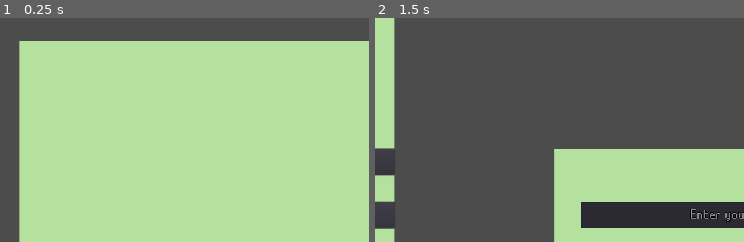
Above: before the commit, frames 1-2 (left to right).
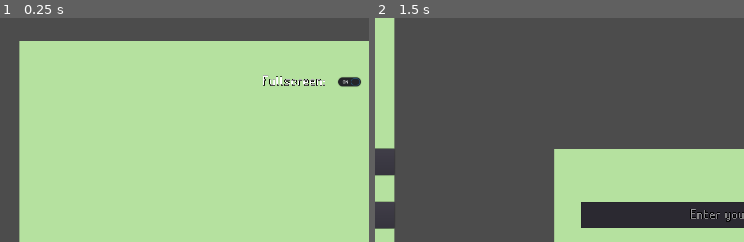
Above: after the commit, the same moments.

Repository: YoAMIOT/Boattle
Game: Godot game, scene res://scenes/UI/MainMenu.tscn
Two runs of this game, one before a commit and one after it. Both use one fixed random seed, a clock stepped at 60 frames per second and the inputs below.
Inputs (mouse positions are % of the whole screen's width and height, from its top left):
- Up to frame 1 (0.25 s): no input
- Up to frame 2 (1.5 s): tap Enter at 0.5 s; move the mouse to (78, 45) at 0.52 s; click (78, 45) at 0.6 s; click "<= Back" at 1.25 s
The pictures show only the part of the screen within x 12-62%, y 6-56%; the shares and areas given below are measured in that part.

The runs differ from the first frame. In frame 1, 0.6% of the frame differs, in the area x 71-98%, y 25-31%; in frame 2, nothing differs.

Commit message:
Added a Fullscreen option that autosaves itself by a singleton that manages the options

Diff:
--- a/Boattle/project.godot
+++ b/Boattle/project.godot
@@ -18,6 +18,7 @@
 
 Server="*res://scripts/singletons/Server.gd"
 DataManager="*res://scripts/singletons/DataManager.gd"
+OptionManager="*res://scripts/singletons/OptionManager.gd"
 
 [display]
 
--- a/Boattle/scenes/UI/MainMenu.tscn
+++ b/Boattle/scenes/UI/MainMenu.tscn
@@ -129,6 +129,22 @@
 "_edit_use_anchors_": false
 }
 
+[node name="FullscreenSwitch" type="CheckButton" parent="OptionsMenu"]
+anchor_left = 0.433
+anchor_top = 0.178
+anchor_right = 0.567
+anchor_bottom = 0.237
+margin_left = 0.639954
+margin_top = -0.240005
+margin_right = -0.640015
+margin_bottom = 0.039978
+custom_fonts/font = ExtResource( 1 )
+pressed = true
+text = "Fullscreen:"
+__meta__ = {
+"_edit_use_anchors_": false
+}
+
 [node name="ServerMenu" type="Control" parent="."]
 visible = false
 anchor_right = 1.0
@@ -337,7 +353,7 @@
 position = Vector2( 960, 576 )
 scale = Vector2( 85.3333, 85.3333 )
 frames = SubResource( 1 )
-frame = 2
+frame = 3
 playing = true
 
 [node name="SuccessTimer" type="Timer" parent="Connecting"]
@@ -370,6 +386,7 @@
 [connection signal="pressed" from="Menu/OptionsButton" to="." method="_on_OptionsButton_pressed"]
 [connection signal="pressed" from="Menu/QuitButton" to="." method="_on_QuitButton_pressed"]
 [connection signal="pressed" from="OptionsMenu/BackOptionsButton" to="." method="_on_BackOptionsButton_pressed"]
+[connection signal="toggled" from="OptionsMenu/FullscreenSwitch" to="." method="_on_FullscreenSwitch_toggled"]
 [connection signal="pressed" from="ServerMenu/JoinButton" to="." method="_on_JoinButton_pressed"]
 [connection signal="pressed" from="ServerMenu/BackButton" to="." method="_on_BackButton_pressed"]
 [connection signal="text_changed" from="ServerMenu/IpAddress" to="." method="_on_IpAddress_text_changed"]
--- a/Boattle/scripts/MainMenu.gd
+++ b/Boattle/scripts/MainMenu.gd
@@ -9,6 +9,7 @@
 func _ready():
 	get_node("Menu/PlayerName").text = DataManager.playerName;
 	fillServerList();
+	get_node("OptionsMenu/FullscreenSwitch").pressed = DataManager.fullscreen;
 	regex.compile("\\b(25[0-5]|2[0-4][0-9]|[01]?[0-9][0-9]?)\\.(25[0-5]|2[0-4][0-9]|[01]?[0-9][0-9]?)\\.(25[0-5]|2[0-4][0-9]|[01]?[0-9][0-9]?)\\.(25[0-5]|2[0-4][0-9]|[01]?[0-9][0-9]?)\\b");
 	var _signalFailedConnect = Server.connect("failedToConnect", self, "onConnectionFailed");
 	var _signalSuccessConnect = Server.connect("successfullyConnected", self, "onConnectionSuccess");
@@ -144,3 +145,8 @@
 	get_node("ServerMenu/ServerName").text = selectedServer;
 	get_node("ServerMenu/IpAddress").text= DataManager.ipDictionnary.get(selectedServer);
 	manageJoinButtonDisability();
+
+
+
+func _on_FullscreenSwitch_toggled(state):
+	OptionManager.setFullscreen(state);
--- a/Boattle/scripts/singletons/DataManager.gd
+++ b/Boattle/scripts/singletons/DataManager.gd
@@ -1,30 +1,45 @@
 extends Node
 
+var profileFile : String = "user://profile.save";
 var settingsFile : String = "user://settings.save";
 var serversFile : String = "user://servers.save";
 var playerName : String;
+var fullscreen : bool = true;
 var ipDictionnary : Dictionary;
 
 
 
 func _ready():
 	var file : File = File.new();
-	if file.file_exists(settingsFile):
-		file.open(settingsFile, File.READ);
+	if file.file_exists(profileFile):
+		file.open(profileFile, File.READ);
 		playerName = file.get_var();
 		file.close();
 	if file.file_exists(serversFile):
 		file.open(serversFile, File.READ);
 		ipDictionnary = file.get_var();
 		file.close();
+	if file.file_exists(settingsFile):
+		file.open(settingsFile, File.READ);
+		fullscreen = file.get_var();
+		file.close();
+		OptionManager.setFullscreen(fullscreen);
 
 
 
 func savePlayerName():
 	var file : File = File.new();
-	file.open(settingsFile, File.WRITE);
+	file.open(profileFile, File.WRITE);
 	file.store_var(playerName);
 	file.close();
+
+func saveFullscreen(fullscreenState):
+	fullscreen = fullscreenState;
+	var file : File = File.new();
+	file.open(settingsFile, File.WRITE);
+	file.store_var(fullscreen);
+	file.close();
+
 
 
 func addToDictionnary(key : String, address : String):
--- /dev/null
+++ b/Boattle/scripts/singletons/OptionManager.gd
@@ -0,0 +1,5 @@
+extends Node
+
+func setFullscreen(state : bool):
+	OS.set_window_fullscreen(state);
+	DataManager.saveFullscreen(state);
Not shown, added: Boattle/.mono/metadata/ide_messaging_meta.txt
